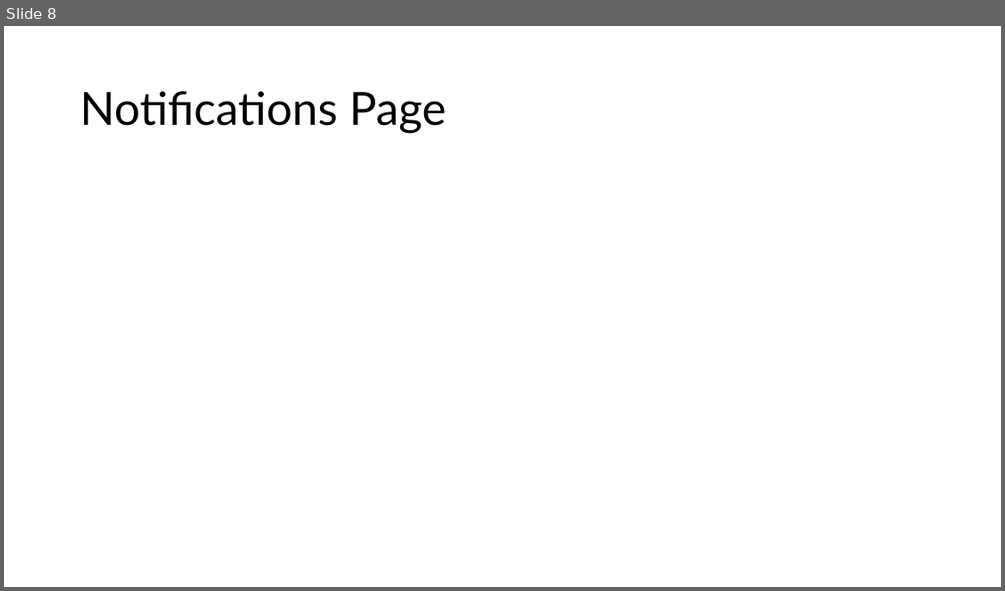
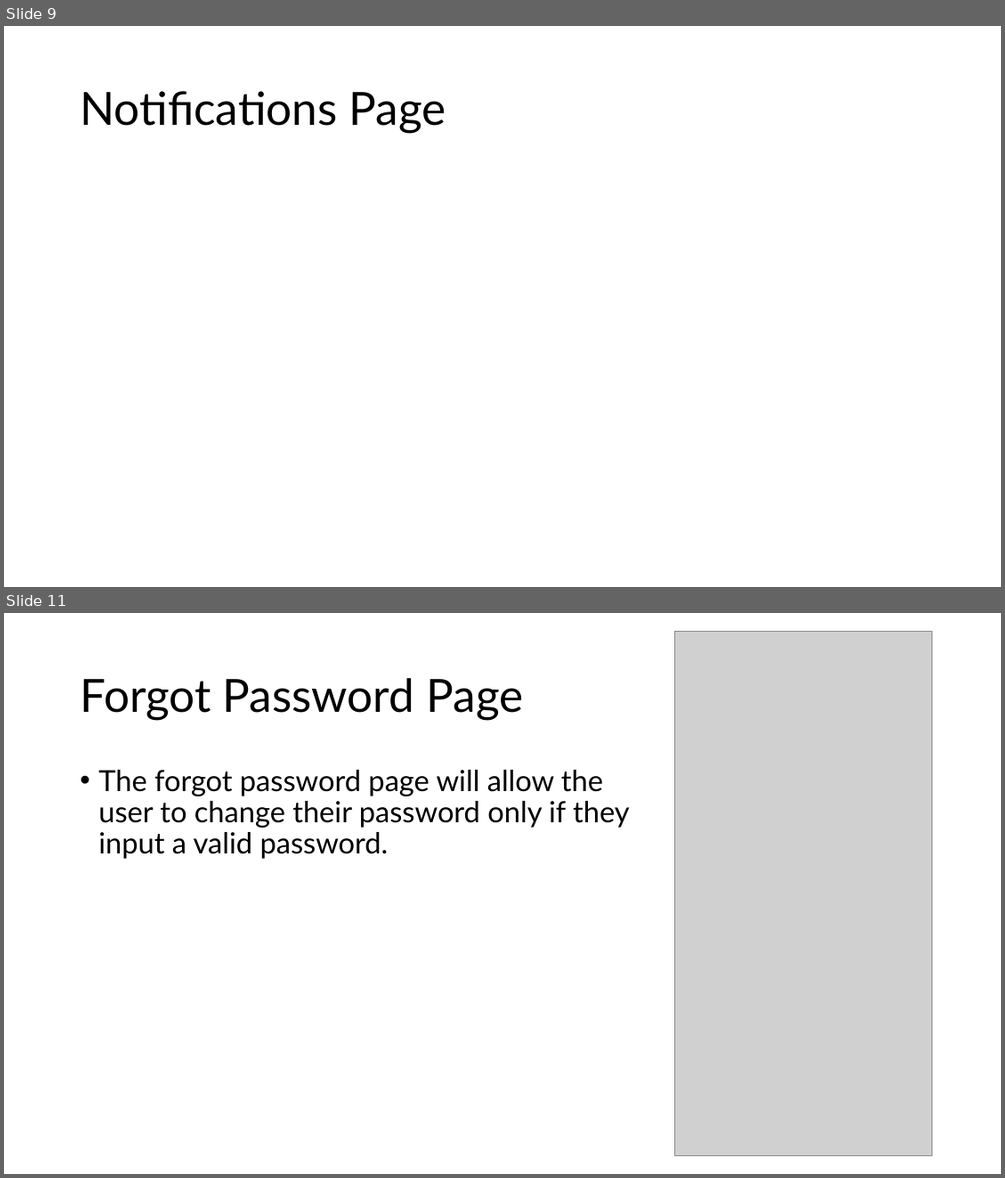
Before and after one commit to gennarofinelli/AppDev2Project, a slide deck: BloodLife Presentation.pptx. Shown one above the other, each under a label of ours: slide 8 before the commit, slides 9 and 11 after it; the slides between them are not shown. The pictures are 1005x591 and 1005x1178 pixels, drawn with LibreOffice and Linux fonts; fonts in the diff are those of the drawing; grey boxes stand for pictures. Boxes give left, top, right and bottom in pixels: in the first picture for what was removed or moved away, otherwise in the second. Text is boxed around its words. In the diff, an @@ line names an element or a change of style, - is before the commit and + after.

```diff
--- a/BloodLife Presentation.pptx
+++ b/BloodLife Presentation.pptx
@@ slide 11 added at [4, 613, 1001, 1174], background #FFFFFF @@
@@ picture added at [675, 632, 933, 1155] @@
@@ title added at [80, 678, 524, 720], 44 pt, text #000000 @@
+Forgot Password Page
@@ text added at [98, 770, 630, 859], 28 pt, text #000000 @@
+• The forgot password page will allow the user to change their password only if they input a valid password.
@@ what was slide 8 is now slide 9 @@
```
Also in this commit, not shown: 7 slides changed, 2 other slides added, 1 other file.
